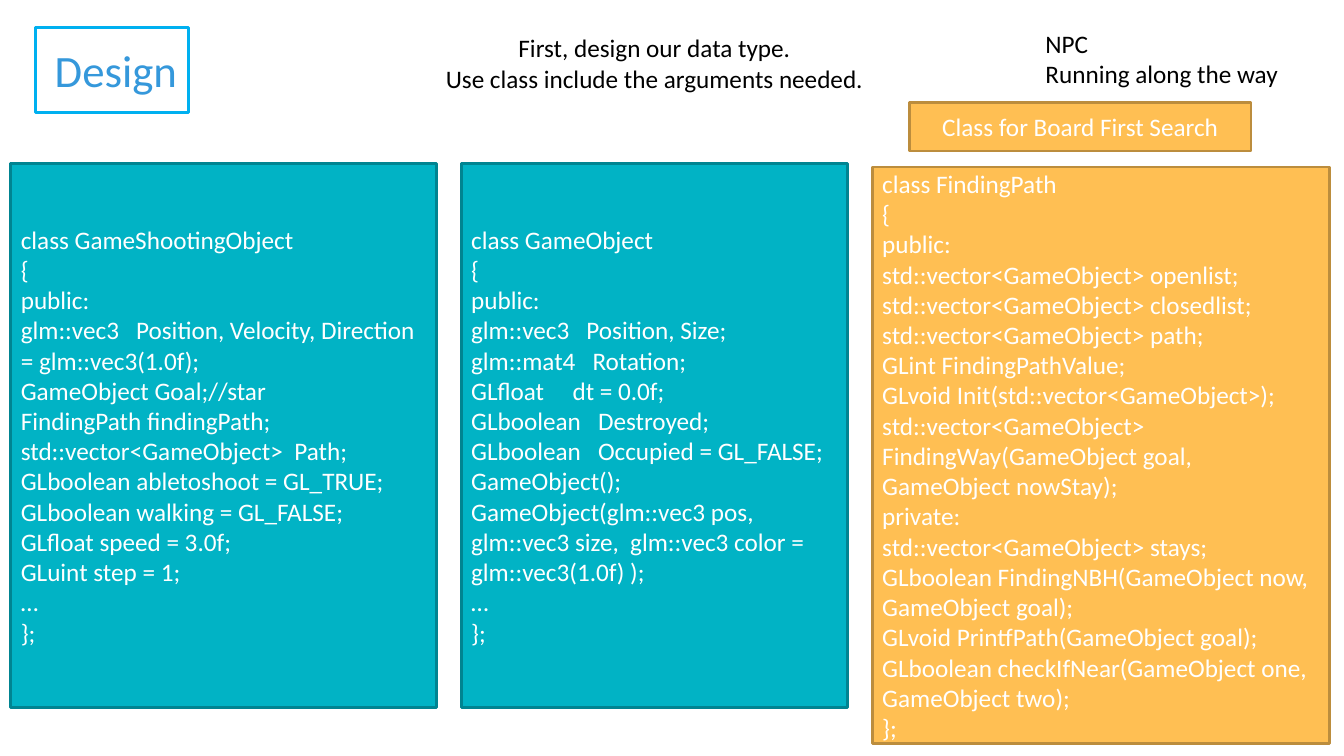
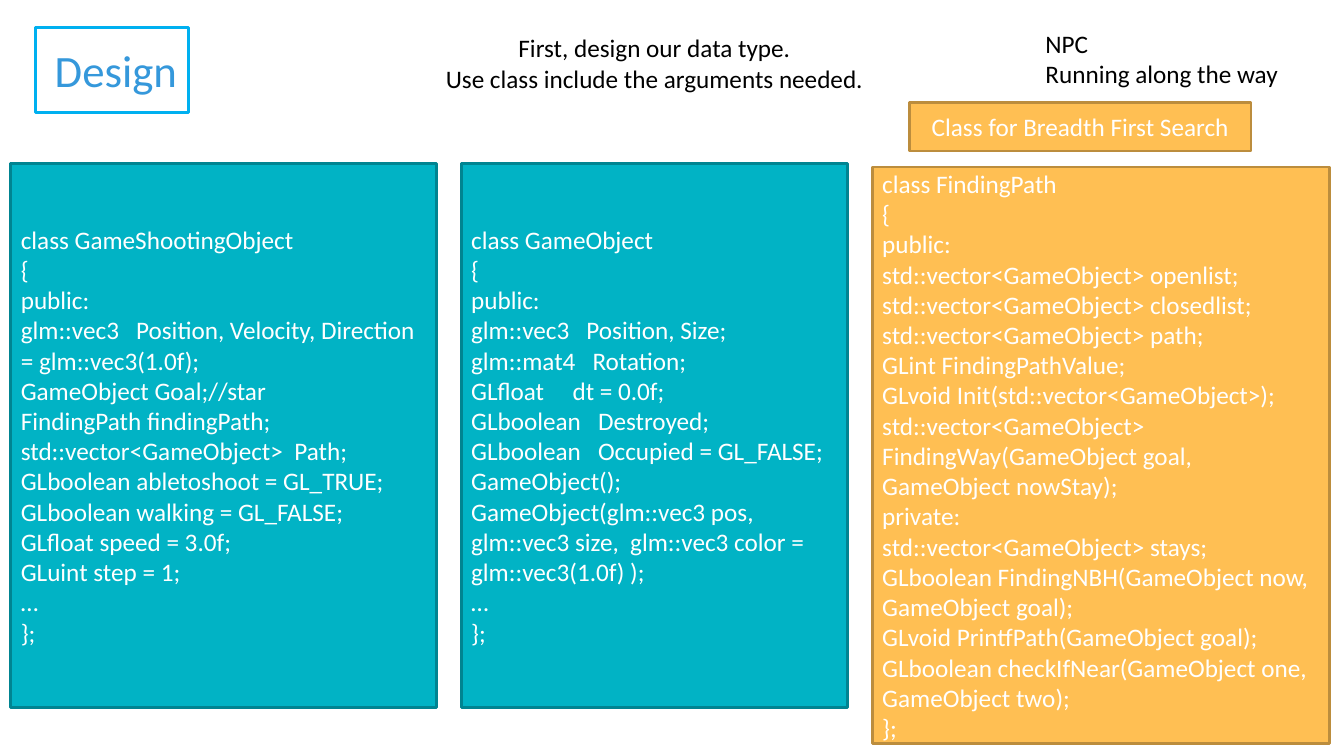
Before and after one commit to cproject2019/cproject2019-group8, a slide deck: slide 12 of Group 8 ArcherBattle.pptx. Drawn at 1344x756 pixels with LibreOffice and Linux fonts; fonts in the diff are those of the drawing; background and template pictures are left out. Boxes give left, top, right and bottom in pixels: in the first picture for what was removed or moved away, otherwise in the second. Text is boxed around its words. In the diff, an @@ line names an element or a change of style, - is before the commit and + after.

```diff
--- a/Group 8 ArcherBattle.pptx
+++ b/Group 8 ArcherBattle.pptx
@@ text in rectangle at [932,118,1228,136]: text changed @@
-Class for Board First Search
+Class for Breadth First Search
```
Also in this commit, not shown: 1 slide added.
